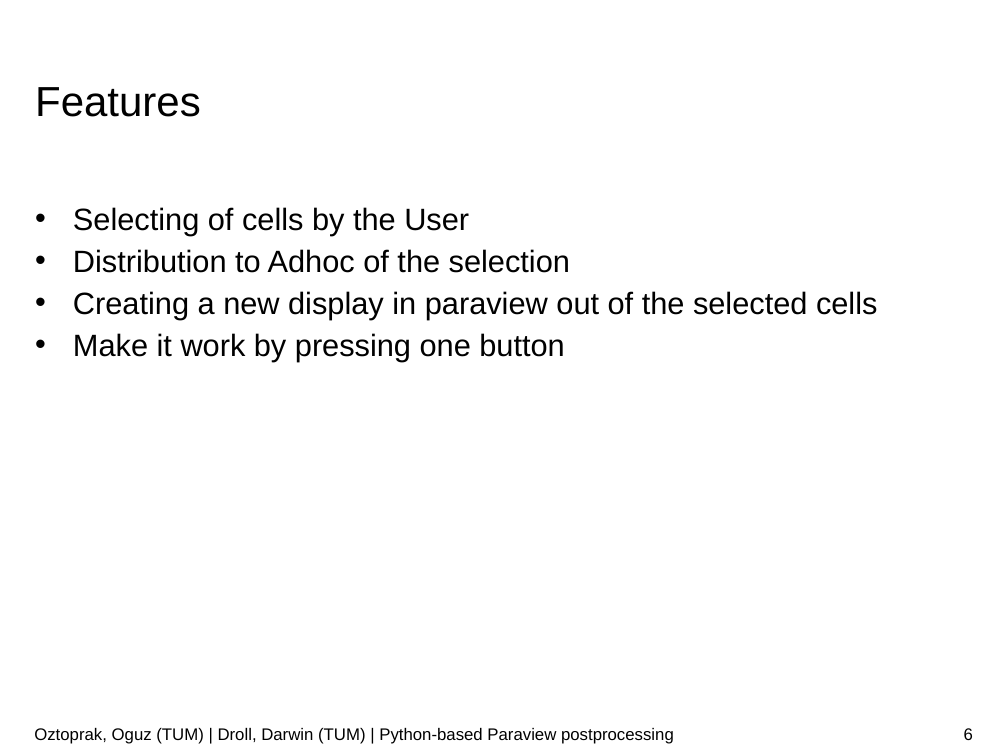
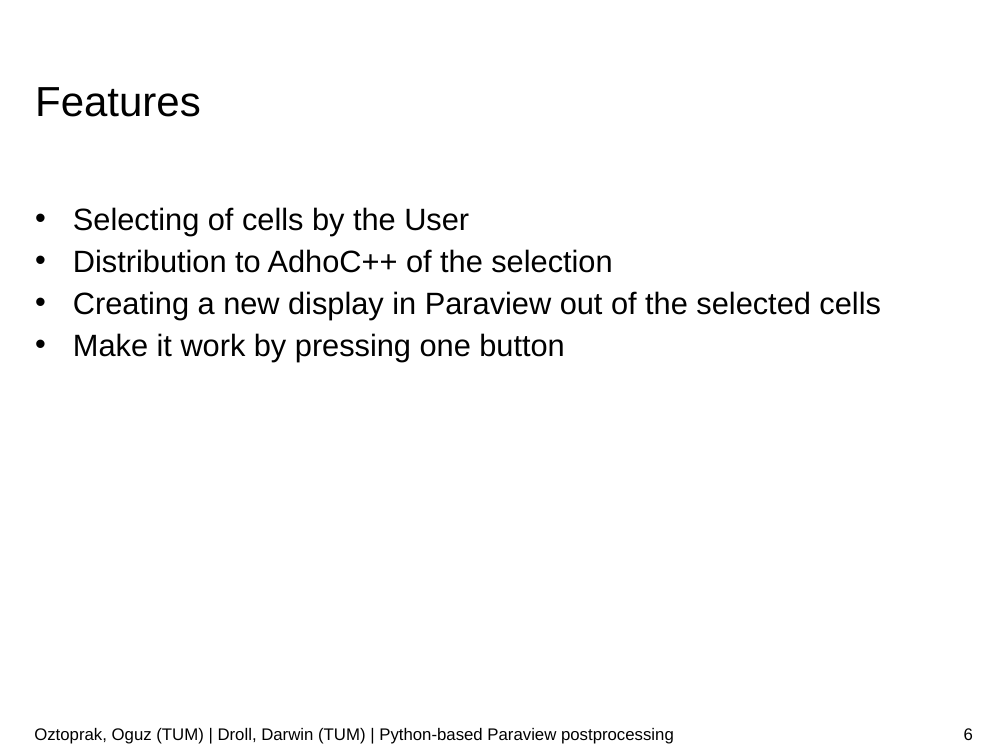
Before and after one commit to JusticeBoi/Paraview-PostProcessing-SoftwareLab, a slide deck: slide 6 of Paraview-postprocessor.pptx. Drawn at 1008x756 pixels with LibreOffice and Linux fonts; fonts in the diff are those of the drawing; background and template pictures are left out. Boxes give left, top, right and bottom in pixels: in the first picture for what was removed or moved away, otherwise in the second. Text is boxed around its words. In the diff, an @@ line names an element or a change of style, - is before the commit and + after.

```diff
--- a/Paraview-postprocessor.pptx
+++ b/Paraview-postprocessor.pptx
@@ text at <box>73,249,881,320</box>: text changed @@
-• Distribution to Adhoc of the selection
-• Creating a new display in paraview out of the selected cells
+• Distribution to AdhoC++ of the selection
+• Creating a new display in Paraview out of the selected cells
```
Also in this commit, not shown: 4 other slides changed.
